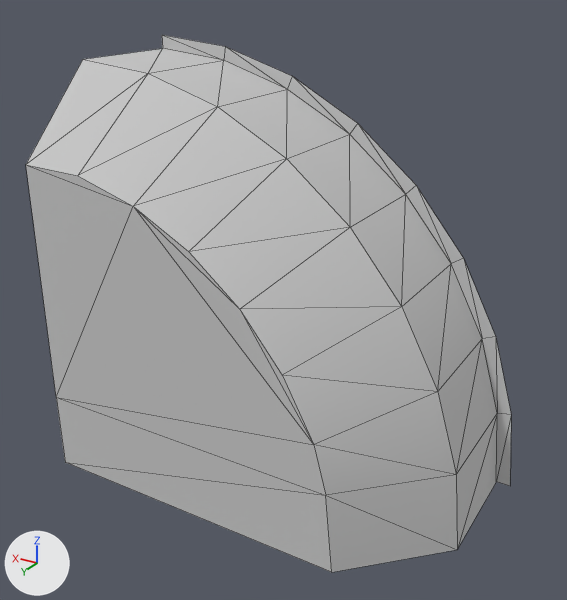
Before and after pictures for a commit that changed the FBX model Game/Assets/Art/FBX/Corner_3x3m_Open.fbx.
Rendered twice from a camera (50 mm lens) standing at (-4.02, 2.91, 3.5) and looking at (-1.37, -1.51, 1.3). Every picture has the same lights, and +X, +Y and +Z are marked at lower left. Mesh edges are drawn as thin lines. Where no turn or scale is listed for an object, it has been applied to the vertices.

Objects in the first picture: 'Corner_3x3m_Open'.
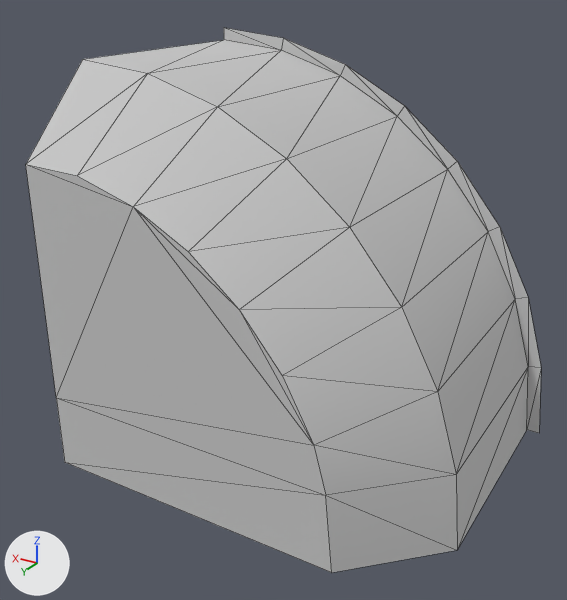
The newer file is also turned or shifted as a whole; pictures and numbers use the older file's frame.

The edits, one by one:
me_mesh has 38 vertices, 57 faces and spans x -3.0..0.0, y -2.0..-0.55, z 0.0..3.0.
me_mesh is used by ob_corner_3x3m_open; location (0.0, 0.0, 0.0).
me_mesh part 1: all 18 vertices in x -3.0..0.0, y -2.0, z 0.0..3.0 are moved by (0.0, -0.82, 0.0).

Where the change shows, as pixel boxes [x1, y1, x2, y2] in the pictures (567 x 600 px; the box of a moved part takes in the faces that stretch with it):
'Corner_3x3m_Open', reshaped (6% wider)
    before: [26, 35, 511, 572]
    after: [26, 28, 541, 573]
part 1 of me_mesh, moved or reshaped
    before: [83, 35, 511, 549]
    after: [84, 28, 541, 549]
